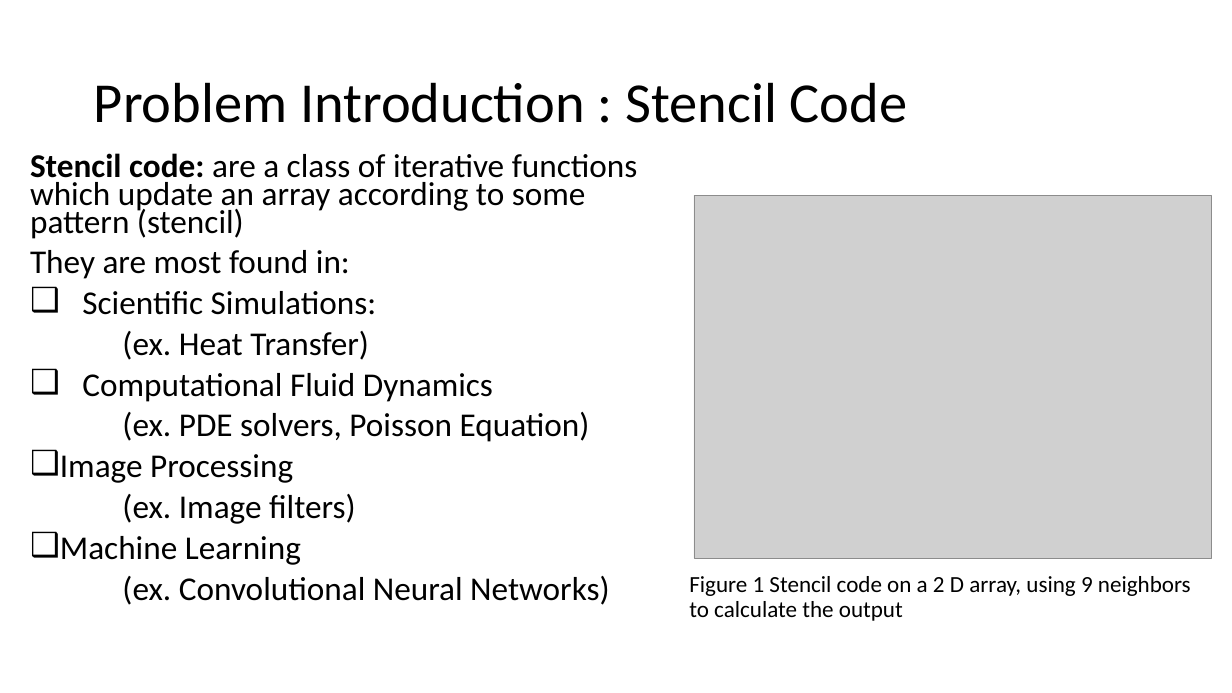
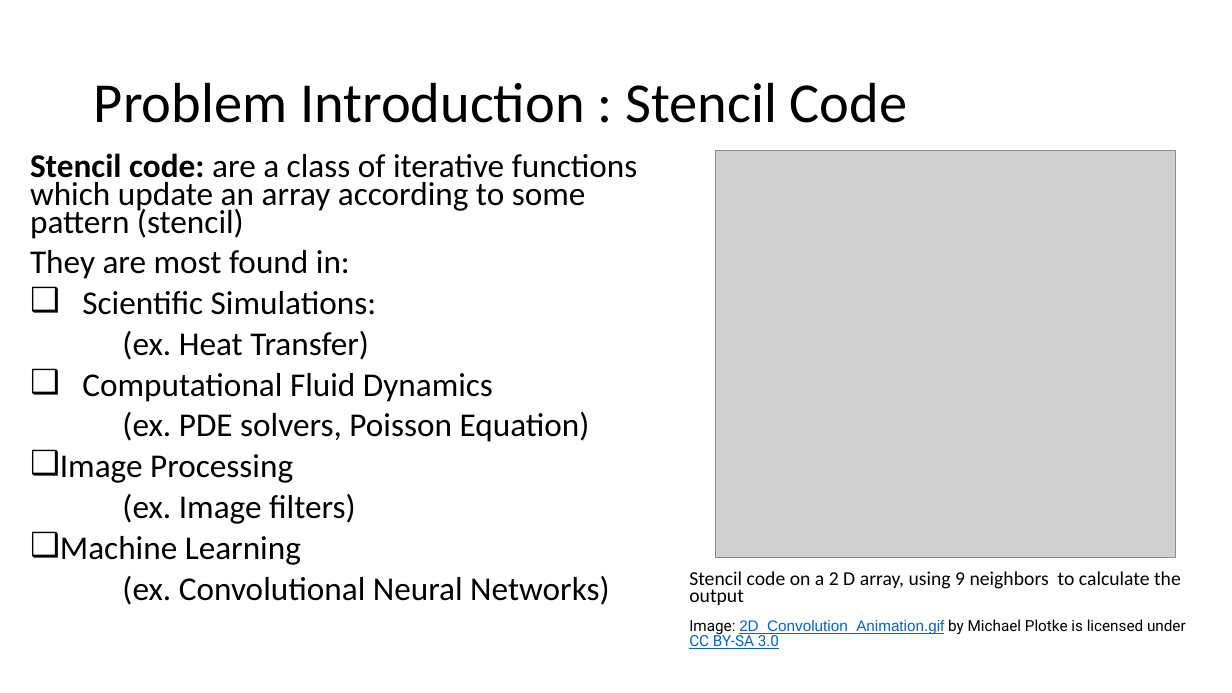
Before and after one commit to shodor-education/petascale-semester-curriculum, a slide deck: slide 6 of units/5/lessons/6/resources/petascale-lesson-5.6-slides.pptx. Drawn at 1232x693 pixels with LibreOffice and Linux fonts; fonts in the diff are those of the drawing; grey boxes stand for pictures. Boxes give left, top, right and bottom in pixels: in the first picture for what was removed or moved away, otherwise in the second. Text is boxed around its words. In the diff, an @@ line names an element or a change of style, - is before the commit and + after.

Commit message:
5.6 Review

```diff
--- a/units/5/lessons/6/resources/petascale-lesson-5.6-slides.pptx
+++ b/units/5/lessons/6/resources/petascale-lesson-5.6-slides.pptx
@@ picture: place and size @@
-picture at bbox=[694, 195, 1212, 558]
+picture at bbox=[715, 151, 1176, 558]
@@ text at bbox=[689, 571, 1186, 649]: text changed; size 18 to 11.9 pt @@
-Figure 1 Stencil code on a 2 D array, using 9 neighbors to calculate the output
+Stencil code on a 2 D array, using 9 neighbors to calculate the output
+Image: 2D_Convolution_Animation.gif by Michael Plotke is licensed under CC BY-SA 3.0
```
